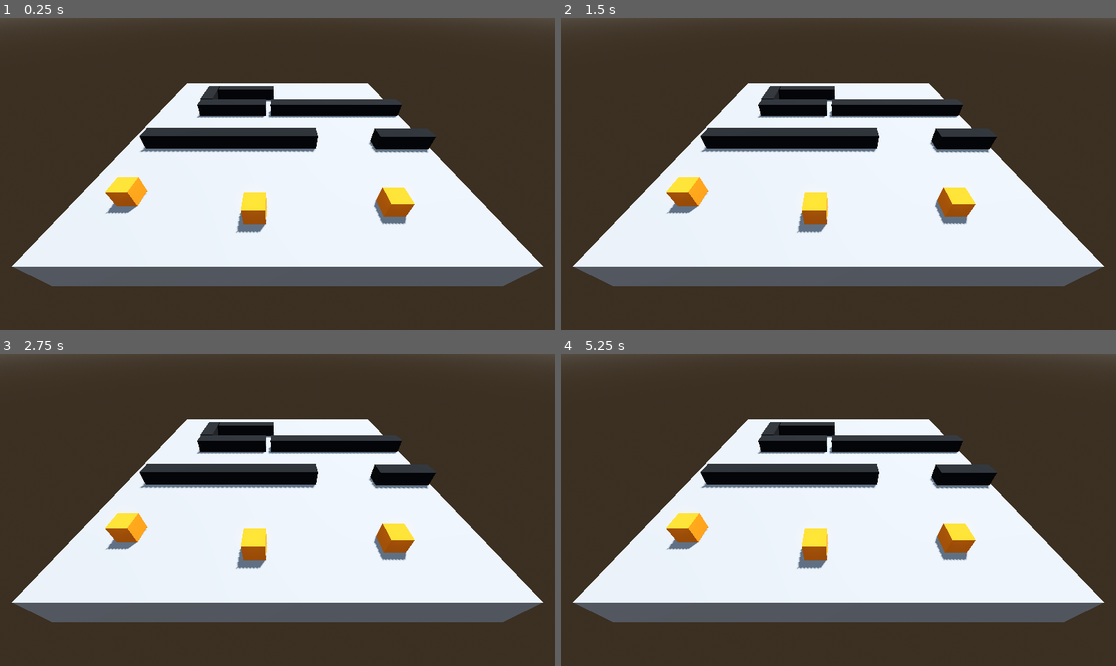
Above: before the commit, frames 1-4 (two rows, left to right).
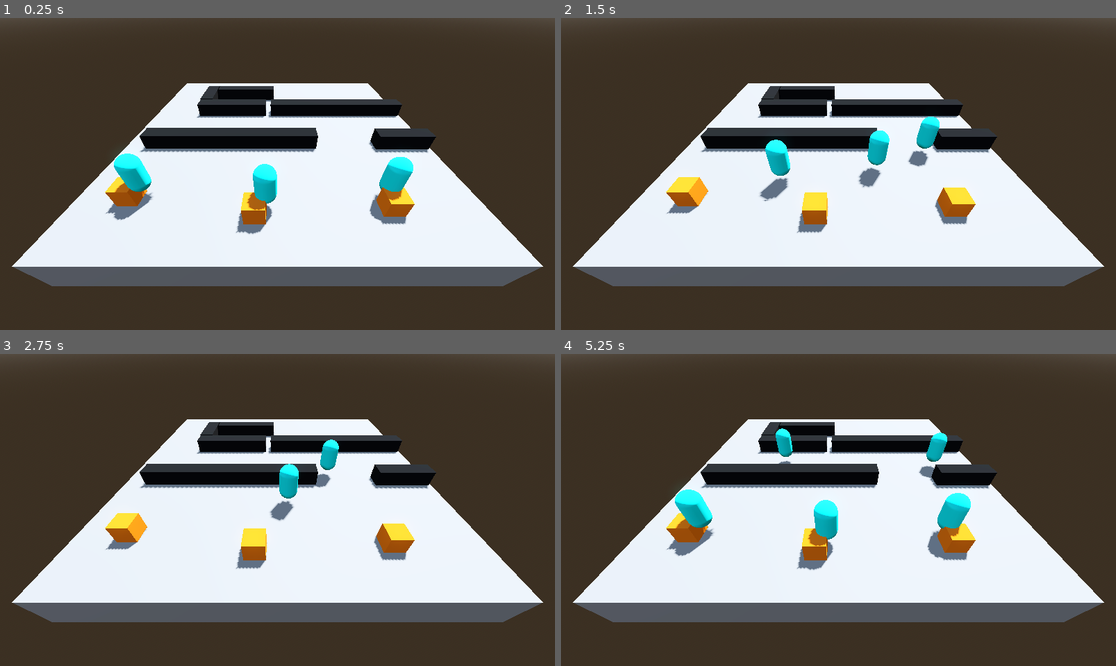
Above: after the commit, the same moments.

Repository: Decipherss/cyber_thieves
Game: Godot game, scene res://LeoSandbox/LeoSandbox.tscn
Two runs of this game, one before a commit and one after it. Both use one fixed random seed, a clock stepped at 60 frames per second and the inputs below. This scene is started directly instead of the project's main scene.
Inputs (mouse positions are in pixels of both pictures, inside the frame that each line leads up to):
- Up to frame 1 (0.25 s): no input
- Up to frame 2 (1.5 s): move the mouse to (960, 158) at 0.52 s; hold D (Move_Right) 0.53-1.28 s; tap Space (Hack) at 0.6, 1.35 s; move the mouse to (727, 189) at 1.27 s; hold S (Move_Down) from 1.28 s (still down)
- Up to frame 3 (2.75 s): move the mouse to (333, 441) at 2.02 s; release S (Move_Down) at 2.03 s; hold D (Move_Right) from 2.03 s (still down); tap Space (Hack) at 2.1 s
- Up to frame 4 (5.25 s): move the mouse to (810, 572) at 2.77 s; release D (Move_Right) at 2.78 s; hold W (Move_Up) 2.78-3.53 s; tap Space (Hack) every 0.75 s from 2.85 to 5.1 s; move the mouse to (1005, 556) at 3.52 s; hold A (Move_Left) 3.53-5.03 s; move the mouse to (672, 463) at 4.27 s; move the mouse to (866, 510) at 5.02 s; hold S (Move_Down) from 5.03 s (still down)

The runs differ from the first frame. In frame 1, 2.1% of the frame differs, in the area x 20-75%, y 43-70%; in frame 2, 1.6%; in frame 3, 0.9%; in frame 4, 2.7%, in the area x 20-74%, y 23-70%.

Commit message:
Timed Spawner 5 sec, first wave at start

Diff:
--- a/LeoSandbox/LeoSandbox.tscn
+++ b/LeoSandbox/LeoSandbox.tscn
@@ -17,10 +17,11 @@
 glow_enabled = true
 
 [sub_resource type="NavigationMesh" id="NavigationMesh_si422"]
-vertices = PackedVector3Array(-9.5, 1.1, 2, -9.25, 1.1, 2, -9, 1.1, 0.75, -9.5, 1.1, -9.5, 3, 1.1, 0.75, 3.25, 1.1, 2, 5.75, 1.1, 2, 6, 1.1, 0.75, -7, 1.1, -2, -7, 1.1, -6.75, 9.5, 1.1, 0.75, 9.5, 1.1, -1.75, -2, 1.1, -7, -2, 1.1, -9.5, 0, 1.1, -7, 9.5, 1.1, -9.5, 0.25, 1.1, -5, -4.75, 1.1, -4.75, -4.75, 1.1, -4, 9.5, 1.1, -4, -6, 2, -2.75, 9.5, 2, -2.75, -5.5, 2, -3, -5.5, 2, -5.75, -0.75, 2, -6, -6, 2, -6, -9, 1.1, 3, -9.5, 1.1, 9.5, 1, 1.1, 9.5, 1, 1.1, 3, 6, 1.1, 3, 3, 1.1, 3, 9.5, 1.1, 9.5, 9.5, 1.1, 3)
-polygons = [PackedInt32Array(1, 0, 2), PackedInt32Array(2, 0, 3), PackedInt32Array(5, 4, 6), PackedInt32Array(6, 4, 7), PackedInt32Array(8, 2, 9), PackedInt32Array(9, 2, 3), PackedInt32Array(11, 10, 7), PackedInt32Array(12, 9, 13), PackedInt32Array(13, 9, 3), PackedInt32Array(2, 8, 4), PackedInt32Array(4, 8, 11), PackedInt32Array(11, 7, 4), PackedInt32Array(12, 13, 14), PackedInt32Array(14, 13, 15), PackedInt32Array(17, 16, 18), PackedInt32Array(18, 16, 19), PackedInt32Array(16, 14, 19), PackedInt32Array(19, 14, 15), PackedInt32Array(22, 21, 20), PackedInt32Array(25, 24, 23), PackedInt32Array(23, 22, 25), PackedInt32Array(25, 22, 20), PackedInt32Array(1, 26, 0), PackedInt32Array(0, 26, 27), PackedInt32Array(29, 28, 26), PackedInt32Array(26, 28, 27), PackedInt32Array(6, 30, 5), PackedInt32Array(5, 30, 31), PackedInt32Array(31, 30, 28), PackedInt32Array(28, 30, 32), PackedInt32Array(28, 29, 31), PackedInt32Array(30, 33, 32)]
+vertices = PackedVector3Array(3.75, 1.1, 2, 5.25, 1.1, 2, 5.25, 1.1, 1, 3.75, 1.1, 1, -7.5, 1.1, -2, -7.5, 1.1, -6.75, -9, 1.1, -9, -9, 1.1, 0.25, 3, 1.1, 0.25, 6, 1.1, 0.25, -6.75, 1.1, -1.25, 9, 1.1, -1.25, 9, 1.1, 0.25, -6.75, 1.1, -7.5, -2, 1.1, -7.5, -2, 1.1, -9, 0, 1.1, -7.5, 9, 1.1, -9, 0.75, 1.1, -5, 0.25, 1.1, -4.5, 9, 1.1, -4.5, 0.75, 1.1, -6.75, 5.25, 1.1, 2.75, 3.75, 1.1, 2.75, 3, 1.1, 3.5, 1, 1.1, 3.5, 1, 1.1, 9, 6, 1.1, 3.5, 9, 1.1, 9, 9, 1.1, 3.5, -9, 1.1, 3.5, -9, 1.1, 9)
+polygons = [PackedInt32Array(3, 2, 0), PackedInt32Array(0, 2, 1), PackedInt32Array(4, 7, 5), PackedInt32Array(5, 7, 6), PackedInt32Array(3, 8, 2), PackedInt32Array(2, 8, 9), PackedInt32Array(7, 10, 8), PackedInt32Array(8, 10, 11), PackedInt32Array(11, 12, 9), PackedInt32Array(14, 13, 15), PackedInt32Array(15, 13, 6), PackedInt32Array(7, 4, 10), PackedInt32Array(6, 13, 5), PackedInt32Array(11, 9, 8), PackedInt32Array(14, 15, 16), PackedInt32Array(16, 15, 17), PackedInt32Array(20, 19, 18), PackedInt32Array(18, 21, 20), PackedInt32Array(20, 21, 17), PackedInt32Array(17, 21, 16), PackedInt32Array(23, 0, 22), PackedInt32Array(22, 0, 1), PackedInt32Array(26, 25, 24), PackedInt32Array(22, 27, 23), PackedInt32Array(23, 27, 24), PackedInt32Array(24, 27, 26), PackedInt32Array(26, 27, 28), PackedInt32Array(27, 29, 28), PackedInt32Array(31, 30, 26), PackedInt32Array(26, 30, 25)]
 cell_height = 0.05
 agent_height = 1.8
+agent_radius = 1.0
 agent_max_climb = 0.05
 
 [sub_resource type="BoxShape3D" id="BoxShape3D_81n34"]
--- a/LeoSandbox/LeoTestCharacter.tscn
+++ b/LeoSandbox/LeoTestCharacter.tscn
@@ -23,5 +23,6 @@
 
 [node name="NavigationAgent3D" type="NavigationAgent3D" parent="."]
 avoidance_enabled = true
+radius = 2.0
 
 [connection signal="velocity_computed" from="NavigationAgent3D" to="." method="_on_navigation_agent_3d_velocity_computed"]
--- a/LeoSandbox/NPC_Spawner.tscn
+++ b/LeoSandbox/NPC_Spawner.tscn
@@ -19,5 +19,5 @@
 mesh = SubResource("BoxMesh_mf2sm")
 
 [node name="Timer" type="Timer" parent="."]
-wait_time = 10.0
+wait_time = 5.0
 autostart = true
--- a/LeoSandbox/Spawner.gd
+++ b/LeoSandbox/Spawner.gd
@@ -3,6 +3,7 @@
 @export var npc_scene: PackedScene
 # Called when the node enters the scene tree for the first time.
 func _ready() -> void:
+	spawn_npc()
 	$Timer.timeout.connect(spawn_npc)
 
 func spawn_npc():
